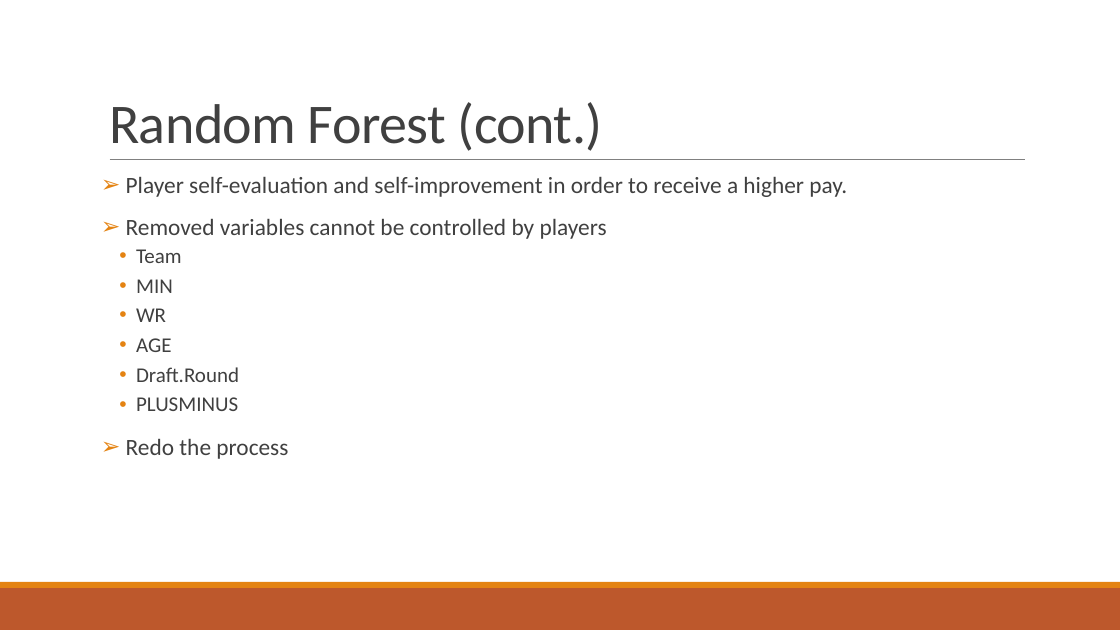
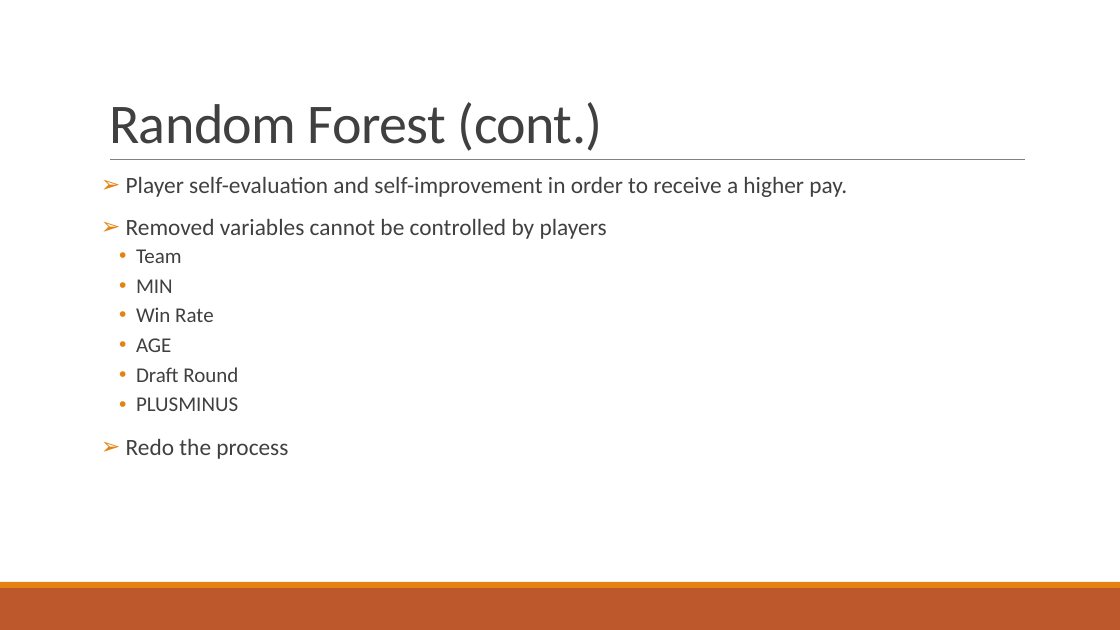
Before and after one commit to zizhouW/Stat-444-Final-Project, a slide deck: slide 9 of presentation.pptx. Drawn at 1120x630 pixels with LibreOffice and Linux fonts; fonts in the diff are those of the drawing. Boxes give left, top, right and bottom in pixels: in the first picture for what was removed or moved away, otherwise in the second. Text is boxed around its words. In the diff, an @@ line names an element or a change of style, - is before the commit and + after.

Commit message:
Add Spline/Conclusion

```diff
--- a/presentation.pptx
+++ b/presentation.pptx
@@ text at box(136, 307, 213, 322): text changed @@
-  • WR
+  • Win Rate
@@ text at box(136, 367, 238, 382): text changed @@
-  • Draft.Round
+  • Draft Round
```
Also in this commit, not shown: 5 other slides changed.
